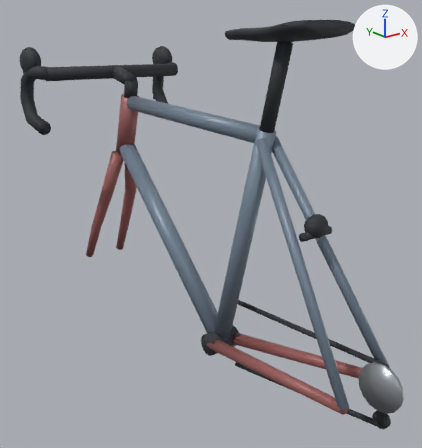
Two versions of the glTF model assets/models/bike_frame.glb, one commit apart.
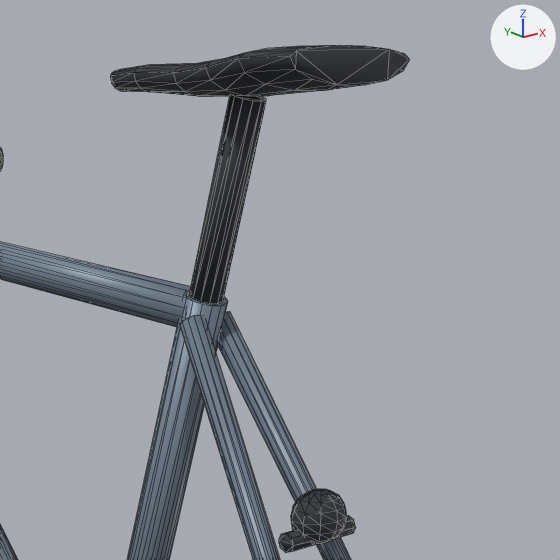
Old and new are each drawn whole from a 50 mm lens placed at (-0.77, -0.997, 0.93), pointed at (0.0, -0.035, 0.545) and again close up on the part from 42% to 100% of the width and 0% to 55% of the height. Arrows for +X, +Y and +Z are at upper right; the lights stay in place. The last two pictures show the newer version. The close-ups show mesh edges as thin lines.

Names of what the first close-up shows: 'bike_frame'.
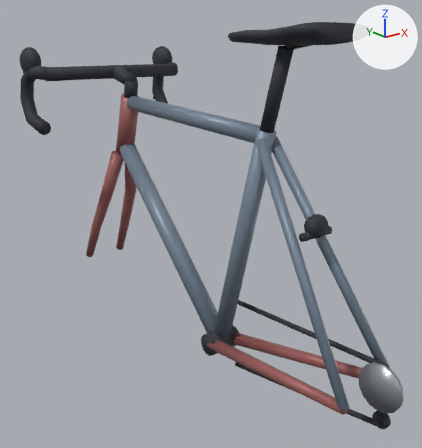
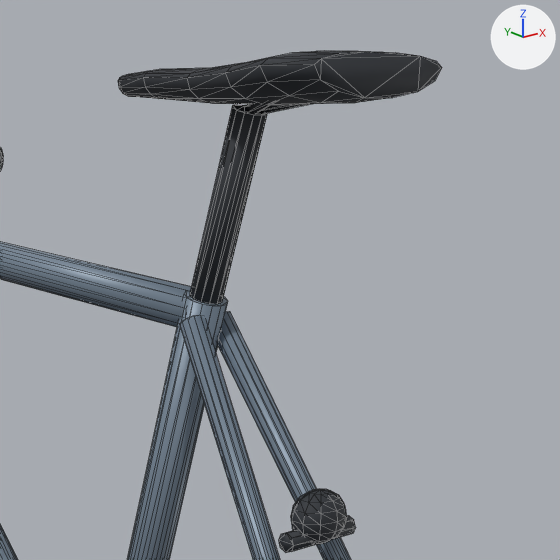
The edits, one by one:
me_bike_frame is used by ob_bike_frame; location (0.0, 0.0, 0.0).
Verts and faces of me_bike_frame; kept vertices keep their numbers, new ones are numbered from 1188.
Before the commit, vertices of me_bike_frame: 344 (0.0, -0.228, 0.932), 345 (-0.007, -0.23, 0.931), 346 (-0.013, -0.235, 0.93), 347 (-0.014, -0.242, 0.928) at pixel (234, 96), 348 (-0.013, -0.249, 0.926) at pixel (243, 98).
Before the commit, vertices of me_bike_frame: 349 (-0.007, -0.254, 0.925) at pixel (253, 100), 350 (0.0, -0.256, 0.924) at pixel (261, 101), 351 (0.007, -0.254, 0.925) at pixel (266, 100), 352 (0.013, -0.249, 0.926) at pixel (266, 98), 353 (0.014, -0.242, 0.928) at pixel (261, 96).
Before the commit, vertices of me_bike_frame: 354 (0.013, -0.235, 0.93), 355 (0.007, -0.23, 0.931).
me_bike_frame had 1188 vertices, 2252 faces and spanned x -0.214..0.214, y -0.521..0.474, z 0.189..0.962.
me_bike_frame now has 1210 vertices, 2292 faces and spans x -0.214..0.214, y -0.521..0.474, z 0.189..0.959.
me_bike_frame part 1: the loose piece of 84 vertices spanning x -0.076..0.076, y -0.342..-0.095, z 0.928..0.962 is rebuilt with 84 vertices and now spans x -0.082..0.082, y -0.368..-0.105, z 0.922..0.959.
me_bike_frame part 2: a new loose piece of 22 vertices spanning x -0.042..0.042, y -0.322..-0.242, z 0.913..0.94, in mat_bike_dark (dark grey #2e3238).
Part 3, on me_bike_frame:
Vertices 345, 347, 349, 351, 353, 355 move by (0.0, -0.002, -0.01).
Vertex 344 moves to (0.0, -0.231, 0.922), pixel (237, 104).
Vertex 346 moves to (-0.012, -0.237, 0.92), pixel (232, 107).
Vertex 348 moves to (-0.012, -0.251, 0.916), pixel (244, 112).
Vertex 350 moves to (0.0, -0.257, 0.914), pixel (262, 115).
Vertex 352 moves to (0.012, -0.251, 0.916), pixel (267, 112).
Vertex 354 moves to (0.012, -0.237, 0.92).

Boxes (x1, y1, x2, y2) around the edits, measured in the close-ups (560 x 560 px; the box of a moved part takes in the faces that stretch with it):
'bike_frame', reshaped
    before: (0, 45, 410, 560)
    after: (0, 51, 442, 560)
part 1 of me_bike_frame, rebuilt (8% wider)
    before: (110, 45, 410, 96)
    after: (118, 51, 442, 105)
part 2 of me_bike_frame, added
    after: (244, 102, 309, 114)
part 3 of me_bike_frame, moved or reshaped
    before: (189, 95, 266, 304)
    after: (190, 105, 267, 304)
